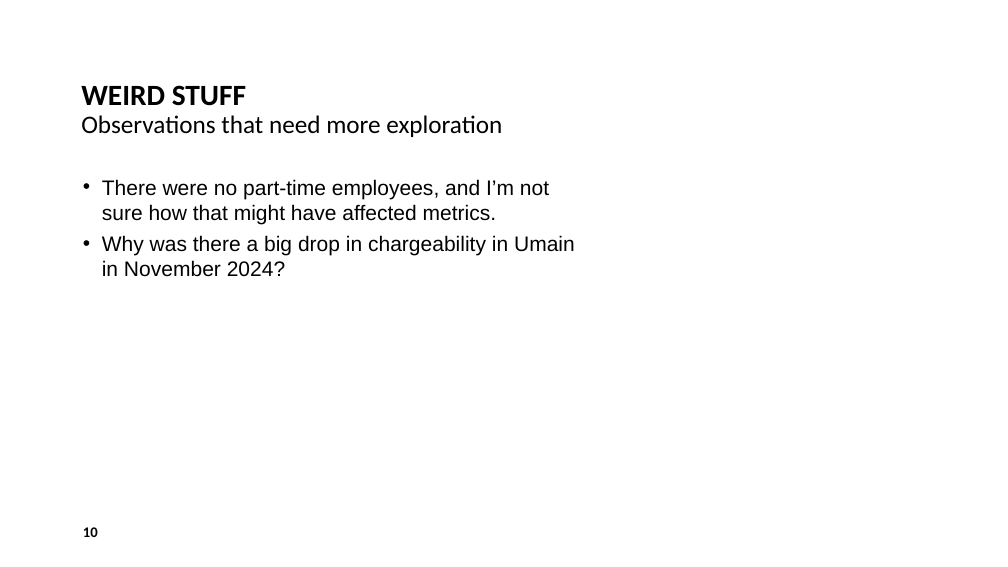
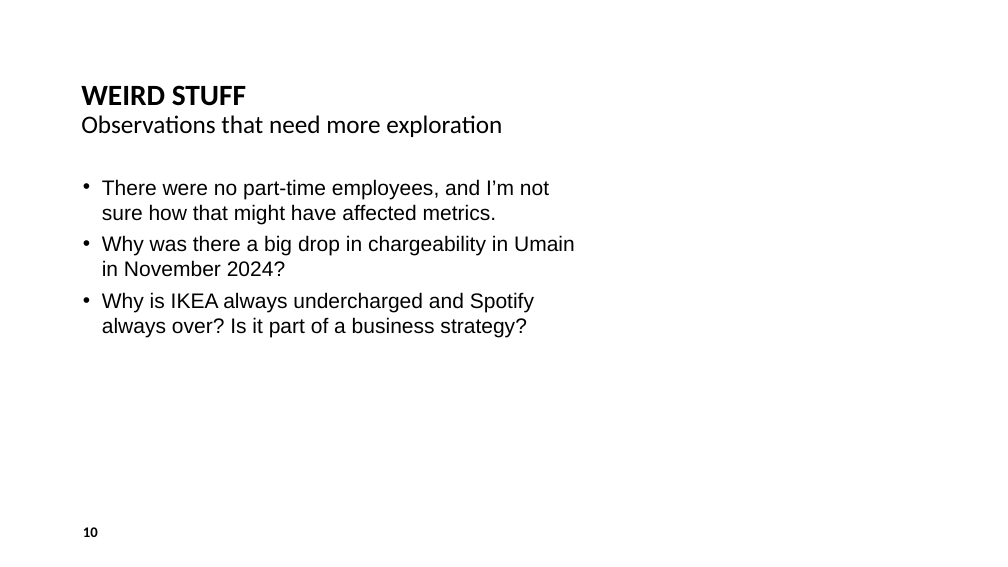
Before and after one commit to menerig/Curamando_trainee, a slide deck: slide 10 of Case interview for the role of Eidra Data.pptx. Drawn at 1008x567 pixels with LibreOffice and Linux fonts; fonts in the diff are those of the drawing; background and template pictures are left out. Boxes give left, top, right and bottom in pixels: in the first picture for what was removed or moved away, otherwise in the second. Text is boxed around its words. In the diff, an @@ line names an element or a change of style, - is before the commit and + after.

```diff
--- a/Case interview for the role of Eidra Data.pptx
+++ b/Case interview for the role of Eidra Data.pptx
@@ text at <box>102,292,534,338</box>: paragraph added @@
+• Why is IKEA always undercharged and Spotify always over? Is it part of a business strategy?
```
Also in this commit, not shown: 6 other slides changed, 3 other files.
